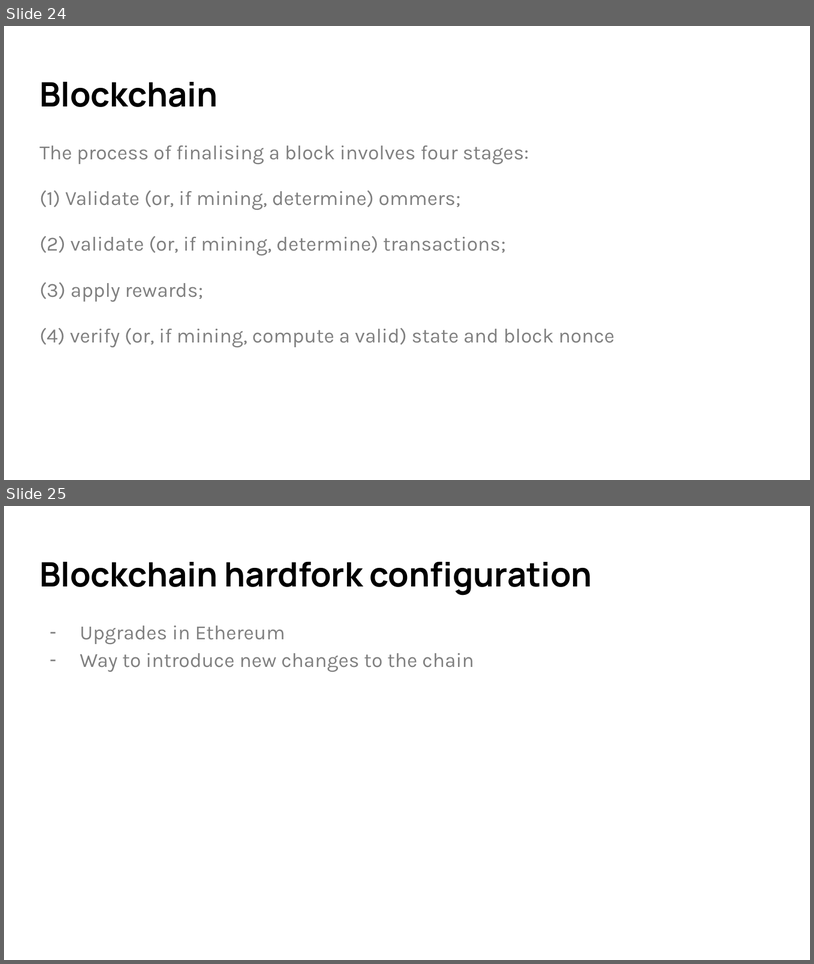
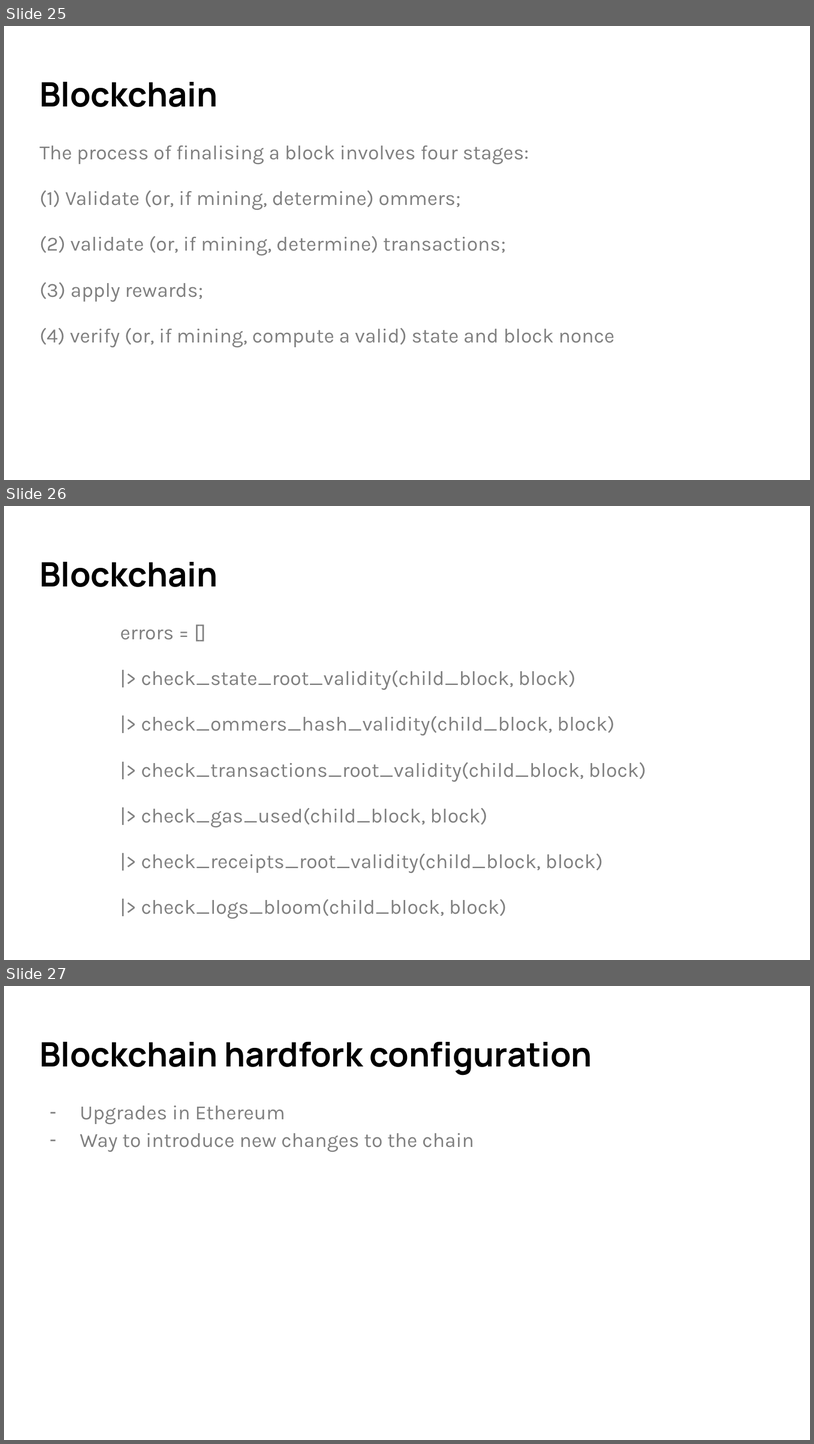
Before and after one commit to ayrat555/talks, a slide deck: mana/Mana.pptx. Shown one above the other, each under a label of ours: slides 24 and 25 before the commit, slides 25, 26 and 27 after it. The pictures are 814x964 and 814x1444 pixels, drawn with LibreOffice and Linux fonts; fonts in the diff are those of the drawing. Boxes give left, top, right and bottom in pixels: in the first picture for what was removed or moved away, otherwise in the second. Text is boxed around its words. In the diff, an @@ line names an element or a change of style, - is before the commit and + after.

```diff
--- a/mana/Mana.pptx
+++ b/mana/Mana.pptx
@@ slide 26 added at [4,506,810,960], background #FFFFFF @@
@@ title added at [39,562,218,587], 30 pt, text #000000, bold @@
+Blockchain
@@ text added at [120,629,647,918], 18 pt, text #7F7F7F @@
+errors = []
+|> check_state_root_validity(child_block, block)
+|> check_ommers_hash_validity(child_block, block)
+|> check_transactions_root_validity(child_block, block)
+|> check_gas_used(child_block, block)
+|> check_receipts_root_validity(child_block, block)
+|> check_logs_bloom(child_block, block)
@@ what was slide 24 is now slide 25 @@
@@ what was slide 25 is now slide 27 @@
```
Also in this commit, not shown: 1 slide changed, 8 other slides added, 1 slide removed, 2 other files.
